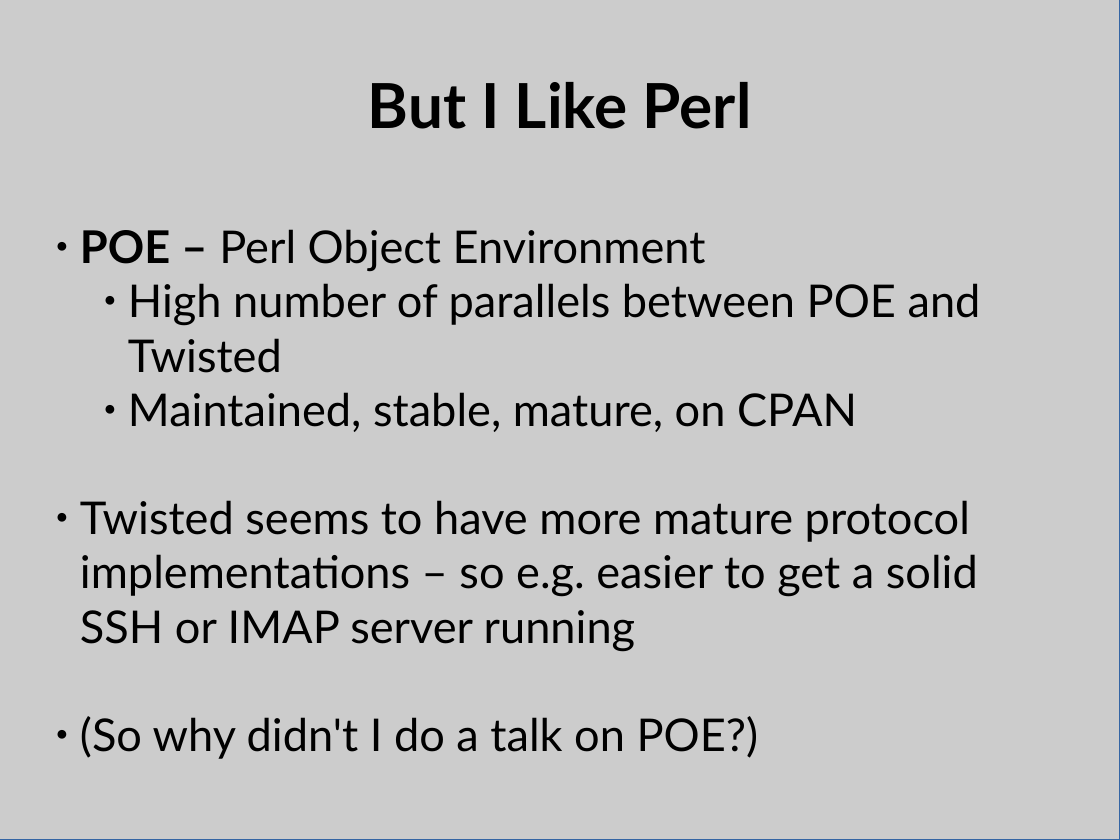
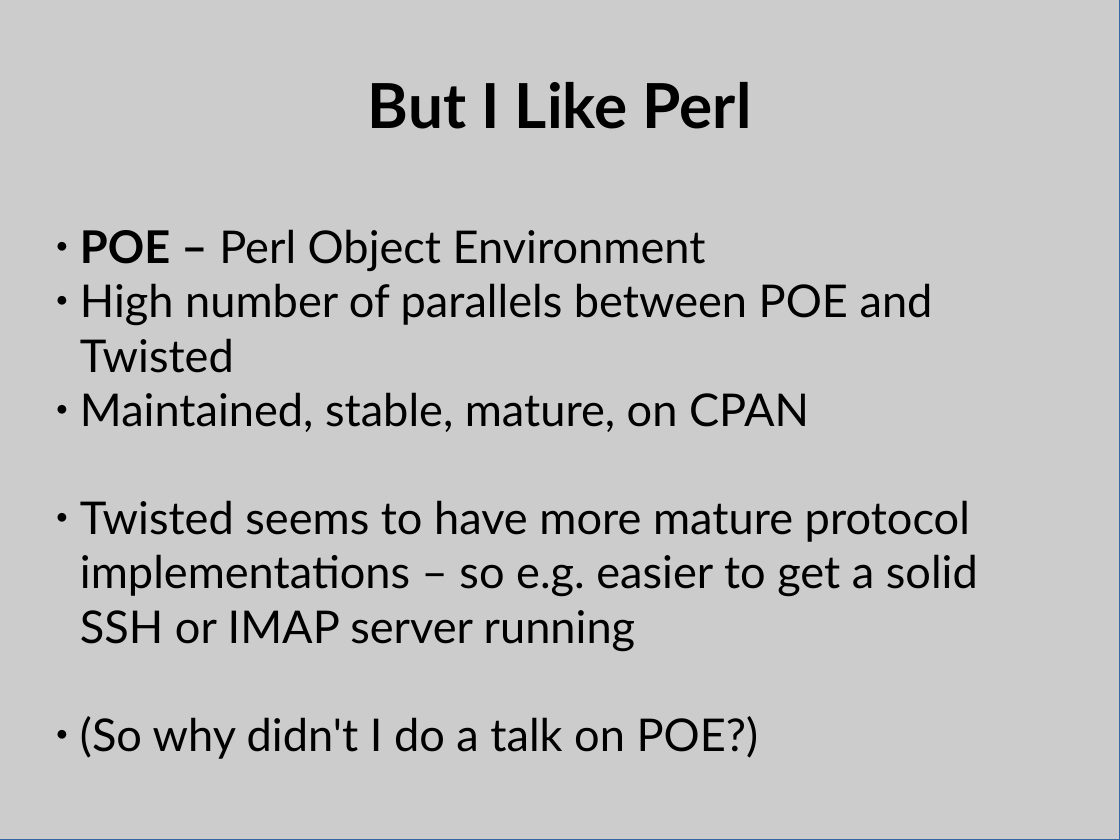
Before and after one commit to bpetering/linuxsa-talk-twisted, a slide deck: slide 16 of twisted_talk.odp (slide 14 before the commit). Drawn at 1120x840 pixels with LibreOffice and Linux fonts; fonts in the diff are those of the drawing. Boxes give left, top, right and bottom in pixels: in the first picture for what was removed or moved away, otherwise in the second. Text is boxed around its words. In the diff, an @@ line names an element or a change of style, - is before the commit and + after.

```diff
--- a/twisted_talk.odp
+++ b/twisted_talk.odp
@@ subtitle at (80,283,933,432): list level 3 to 1 in "High number of parallels between ..."; list level 3 to 1 in "Maintained, stable, mature, on CPAN" @@
```
Also in this commit, not shown: 6 other slides changed, 9 slides added, 6 slides removed, 4 other files.
